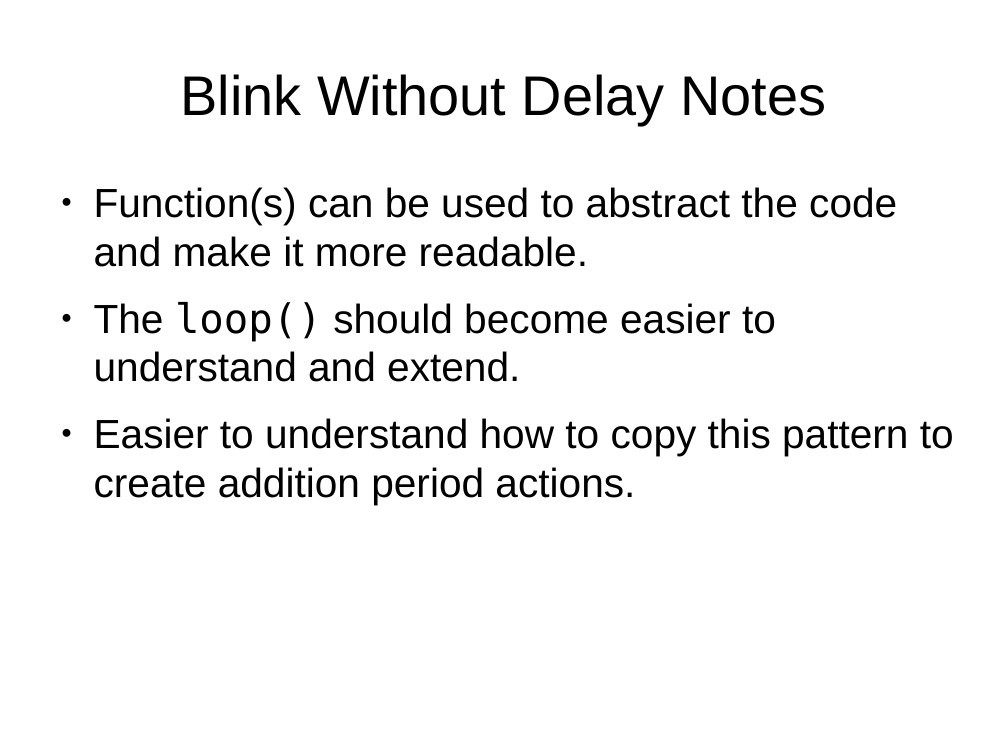
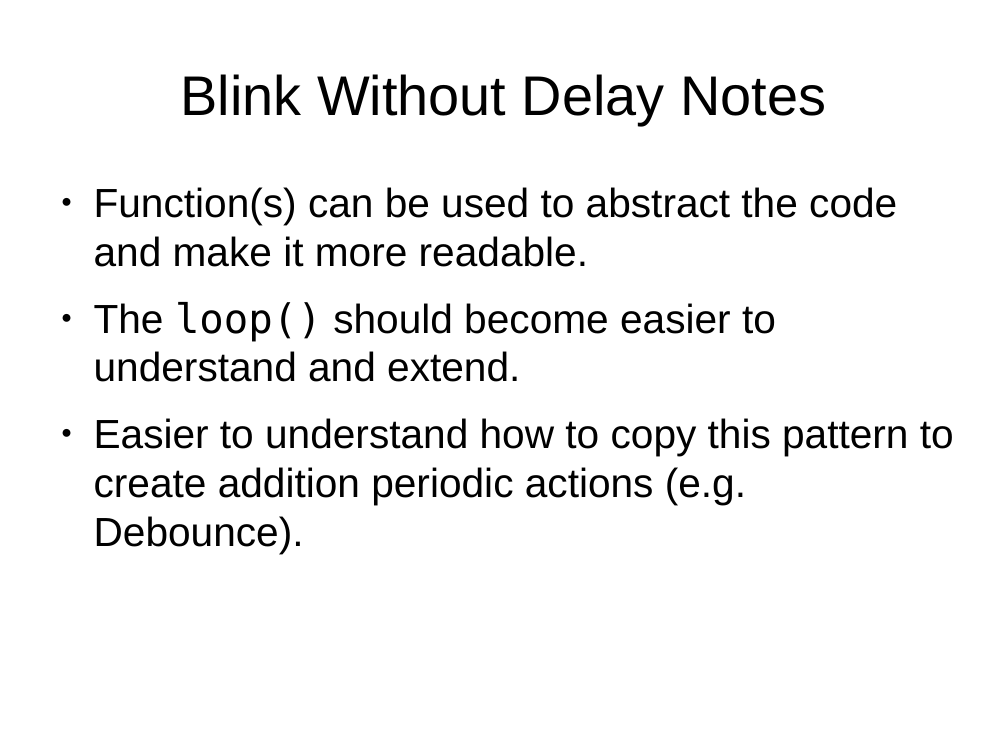
Before and after one commit to mikaelpatel/Cosa-Dolce, a slide deck: slide 4 of Lessons/00.Arduino-examples/02.Digital/Digital.odp. Drawn at 1008x756 pixels with LibreOffice and Linux fonts; fonts in the diff are those of the drawing. Boxes give left, top, right and bottom in pixels: in the first picture for what was removed or moved away, otherwise in the second. Text is boxed around its words. In the diff, an @@ line names an element or a change of style, - is before the commit and + after.

```diff
--- a/Lessons/00.Arduino-examples/02.Digital/Digital.odp
+++ b/Lessons/00.Arduino-examples/02.Digital/Digital.odp
@@ text at (94, 418, 954, 553): text changed @@
-● Easier to understand how to copy this pattern to create addition period actions.
+● Easier to understand how to copy this pattern to create addition periodic actions (e.g. Debounce).
```
Also in this commit, not shown: 3 other slides changed, 1 slide added, 1 other file.
